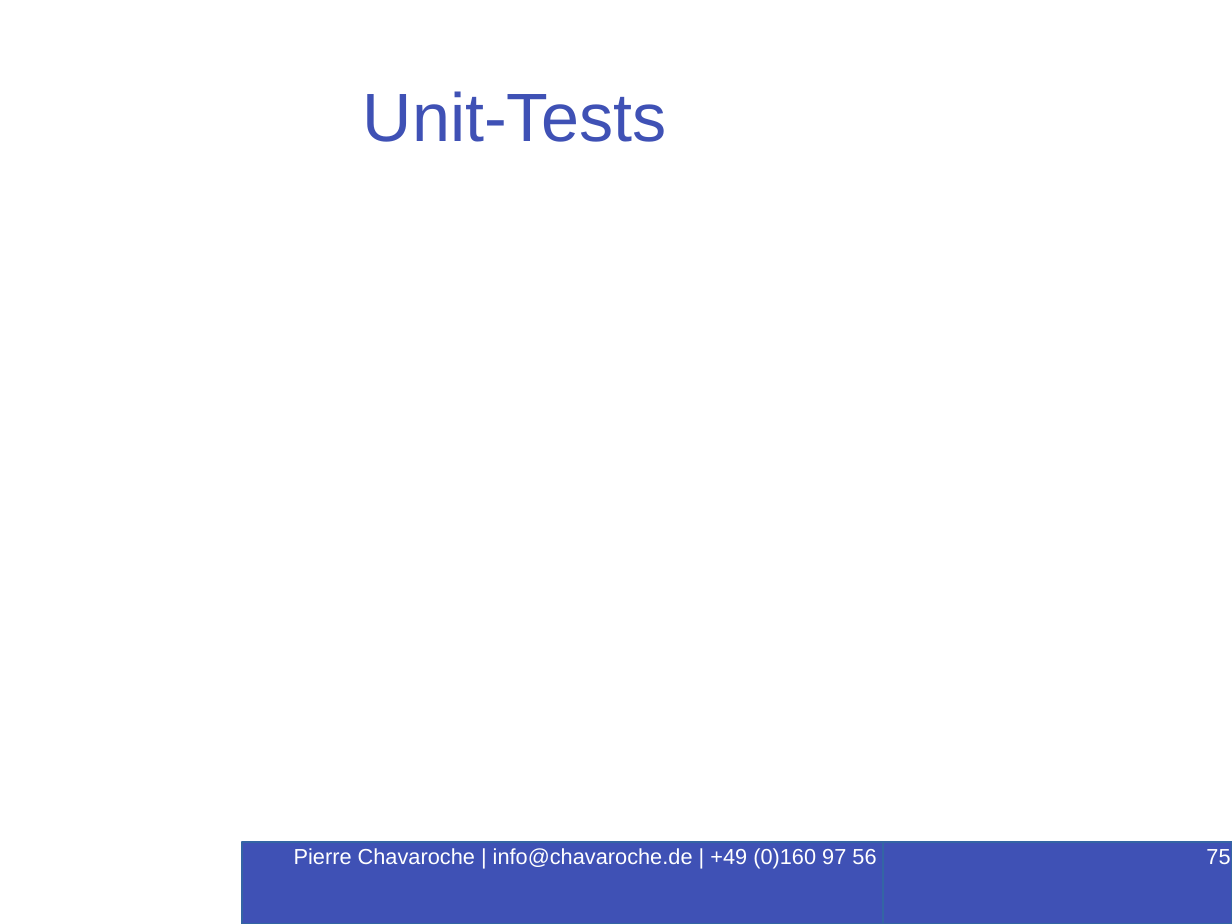
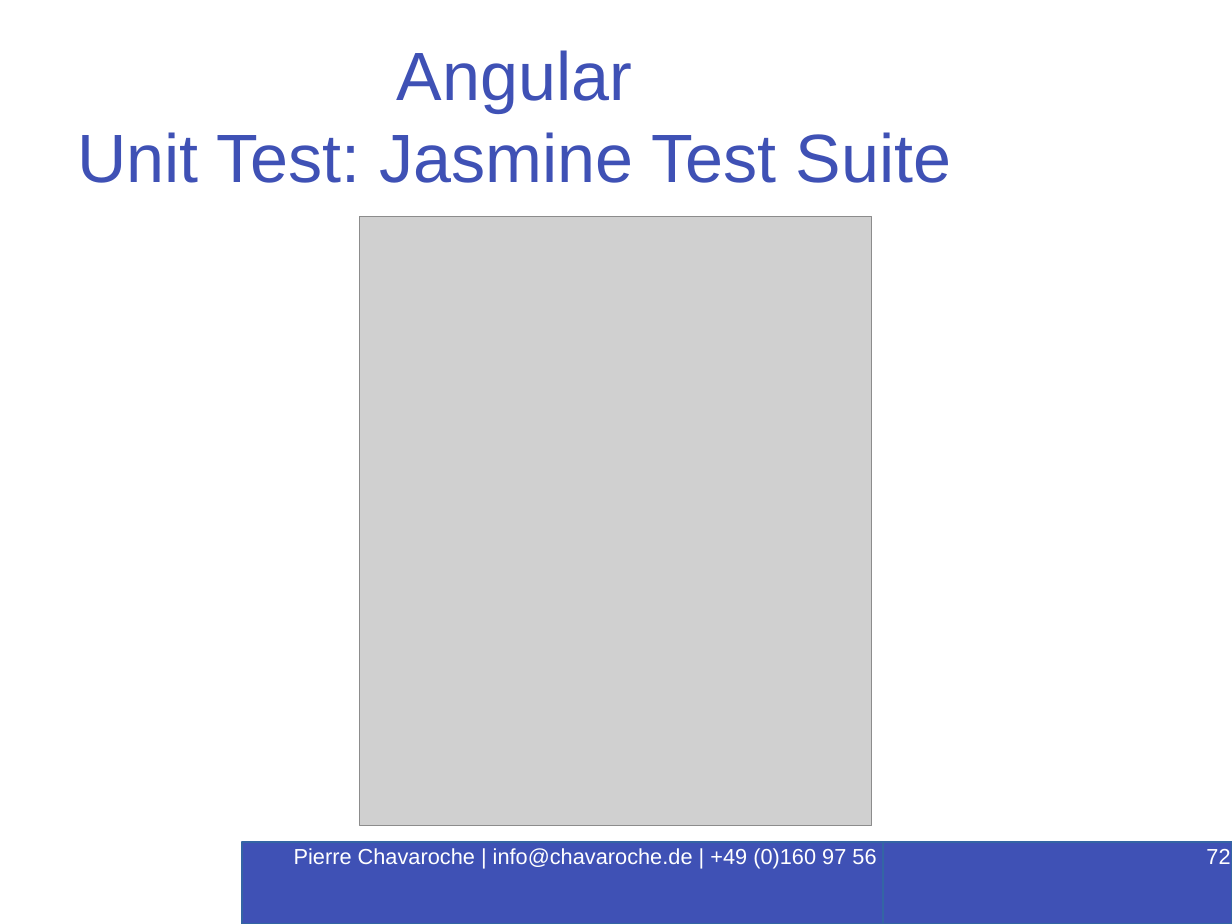
Before and after one commit to PierreChavaroche/workshop-presentation, a slide deck: slide 72 of Angular-RxJS.odp (slide 75 before the commit). Drawn at 1232x924 pixels with LibreOffice and Linux fonts; fonts in the diff are those of the drawing; grey boxes stand for pictures; background and template pictures are left out. Boxes give left, top, right and bottom in pixels: in the first picture for what was removed or moved away, otherwise in the second. Text is boxed around its words. In the diff, an @@ line names an element or a change of style, - is before the commit and + after.

```diff
--- a/Angular-RxJS.odp
+++ b/Angular-RxJS.odp
@@ title at (77, 50, 951, 183): text changed @@
-Unit-Tests
+Angular
+Unit Test: Jasmine Test Suite
@@ picture added at (360, 216, 872, 826) @@
@@ page number at (1206, 849, 1230, 864): text changed @@
-75
+72
```
Also in this commit, not shown: 4 other slides changed, 14 slides added, 16 other files.
